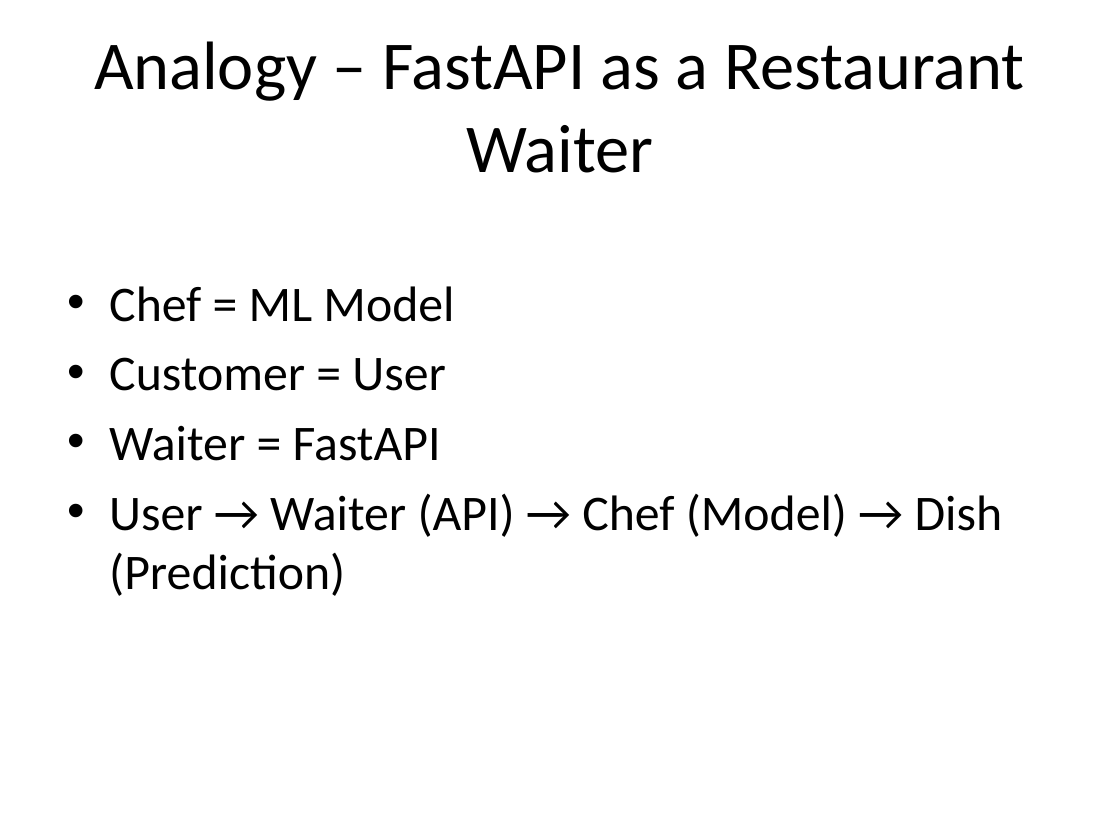
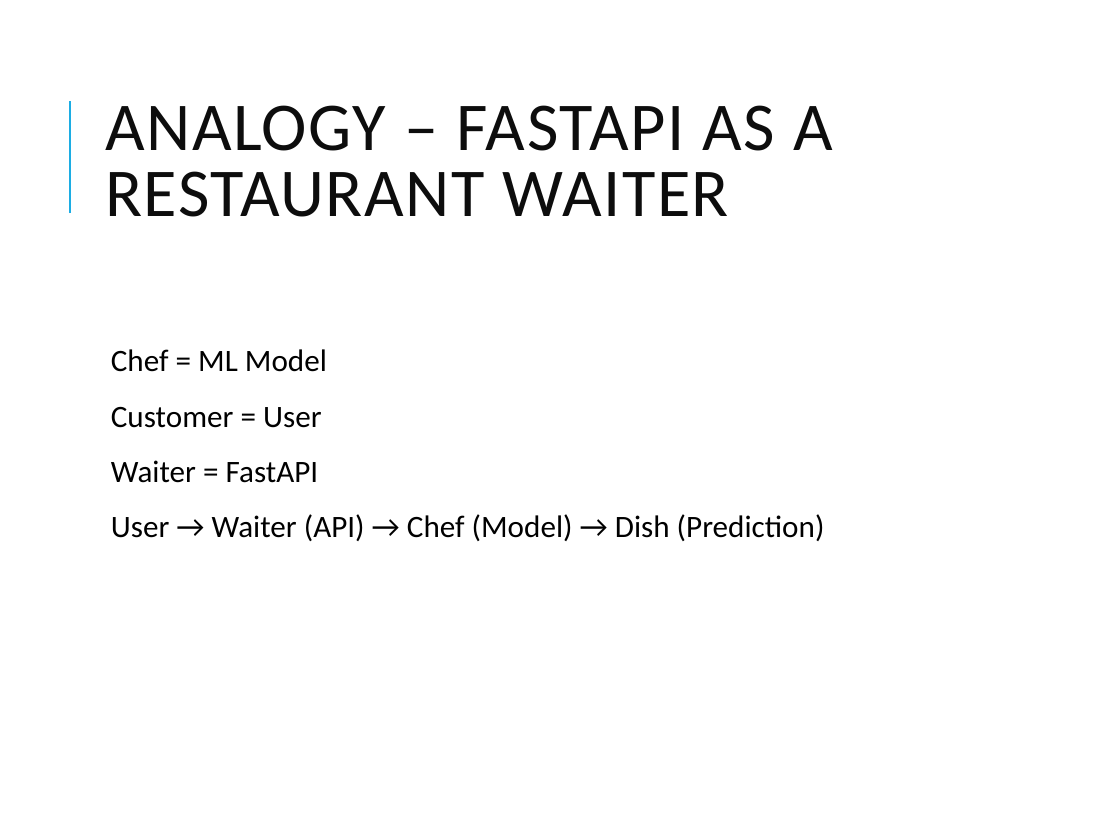
Before and after one commit to Gauransh13738/iris-assignment, a slide deck: slide 4 of FastAPI_by_Gauransh_Singh.pptx. Drawn at 1120x840 pixels with LibreOffice and Linux fonts; fonts in the diff are those of the drawing. Boxes give left, top, right and bottom in pixels: in the first picture for what was removed or moved away, otherwise in the second. Text is boxed around its words. In the diff, an @@ line names an element or a change of style, - is before the commit and + after.

```diff
--- a/FastAPI_by_Gauransh_Singh.pptx
+++ b/FastAPI_by_Gauransh_Singh.pptx
@@ line added from (69, 213) to (69, 101), #1CADE4 1.5 pt @@
@@ title at [105, 105, 834, 217]: text changed; text colour #000000 to #0D0D0D @@
-Analogy – FastAPI as a Restaurant Waiter
+ANALOGY – FASTAPI AS A RESTAURANT WAITER
@@ text "Chef = ML Model": place and size @@
-text "Chef = ML Model" at [109, 286, 1003, 596]
+text "Chef = ML Model" at [111, 349, 825, 541]
@@ text "Chef = ML Model" at [111, 349, 825, 541]: size 32 to 20 pt; bullet • to  ; line spacing 1 to 0.9; more space between paragraphs @@
```
Also in this commit, not shown: 7 other slides changed.
